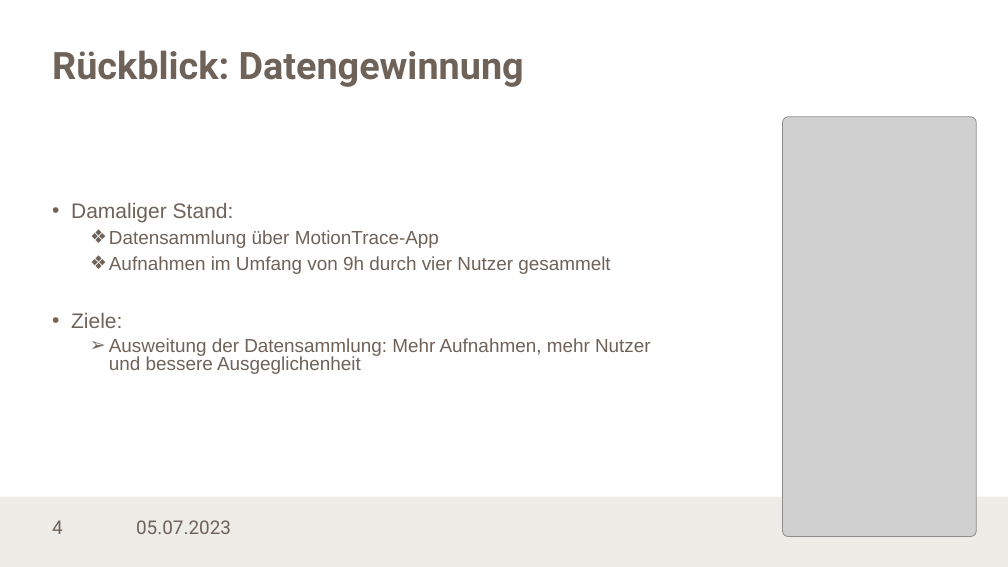
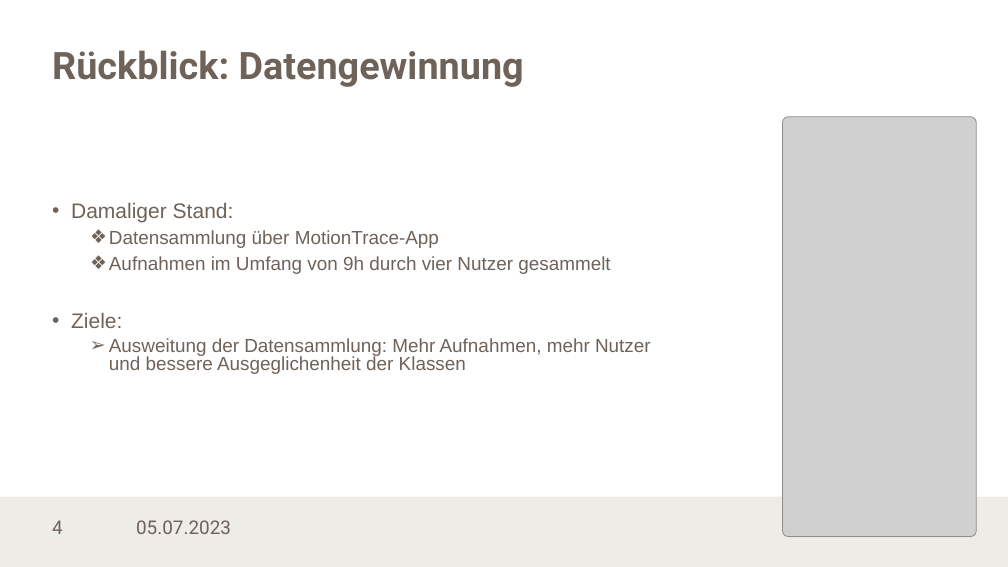
Before and after one commit to LennartKoepper/Bachelor-Thesis, a slide deck: slide 4 of Seminar/Bachelorseminar_02-07-2023.pptx. Drawn at 1008x567 pixels with LibreOffice and Linux fonts; fonts in the diff are those of the drawing; grey boxes stand for pictures; background and template pictures are left out. Boxes give left, top, right and bottom in pixels: in the first picture for what was removed or moved away, otherwise in the second. Text is boxed around its words. In the diff, an @@ line names an element or a change of style, - is before the commit and + after.

```diff
--- a/Seminar/Bachelorseminar_02-07-2023.pptx
+++ b/Seminar/Bachelorseminar_02-07-2023.pptx
@@ text at box(109, 338, 651, 374): text changed @@
-  ➢ Ausweitung der Datensammlung: Mehr Aufnahmen, mehr Nutzer und bessere Ausgeglichenheit
+  ➢ Ausweitung der Datensammlung: Mehr Aufnahmen, mehr Nutzer und bessere Ausgeglichenheit der Klassen
```
Also in this commit, not shown: 10 other slides changed.
